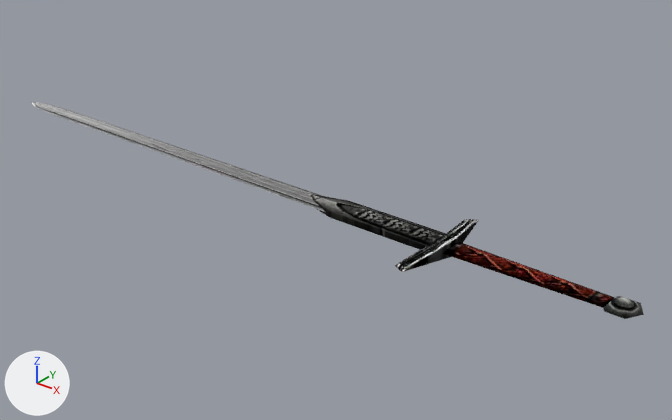
An edit to the glTF model assets/models/ITMW_070_2H_SWORD_SMITH_03.glb, drawn before and after from the same camera.
Rendered twice from a 50 mm lens placed at (0.652, -1.105, 0.681), pointed at (-0.282, 0.062, -0.043). The axes (+X, +Y, +Z) are drawn at lower left. The lights are the same throughout.

The older version as bpy lines, for what is in view:
```python
mat_itmeleeblades = principled_material('ITMELEEBLADES')
mat_itmeleeblades.texture = img_itmeleeblades
mat_itmeleeblades.metallic = 1.0
mat_itmeleeblades.roughness = 1.0
mat_itmeleerest = principled_material('ITMELEEREST')
mat_itmeleerest.texture = img_itmeleerest
mat_itmeleerest.metallic = 1.0
mat_itmeleerest.roughness = 1.0
me_mesh = bpy.data.meshes.new('Mesh')
me_mesh.from_pydata(...)  # 49 vertices, 68 faces; spans x -1.09..0.304, y -0.11..0.111, z -0.015..0.015
# faces by material slot: [36, 32]
me_mesh.materials.append(mat_itmeleeblades)  # picture img_itmeleeblades
me_mesh.materials.append(mat_itmeleerest)  # picture img_itmeleerest
ob_mesh = bpy.data.objects.new('Mesh', me_mesh)
ob_mesh.location = (0.0, 0.0, 0.0)
```
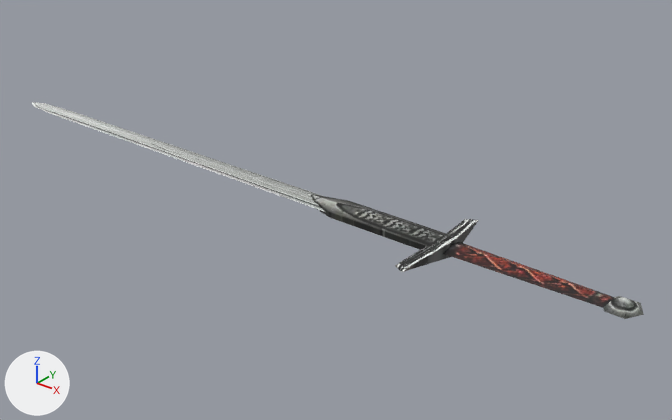
What differs and where, as boxes [x1, y1, x2, y2] in the pictures (672 x 420 px):
'Mesh', surface changed
    both: [32, 102, 644, 319]

The change, as a diff of the scene's bpy script:
```diff
--- a/assets/models/ITMW_070_2H_SWORD_SMITH_03.glb.py
+++ b/assets/models/ITMW_070_2H_SWORD_SMITH_03.glb.py
@@ img_itmeleerest_1 @@
+img_itmeleerest_1 = load_image('ItMeleeRest', '_unpacked/ItMeleeRest', 512, 512, 'sRGB')
@@ img_itmeleeblades_1 @@
+img_itmeleeblades_1 = load_image('ItMeleeBlades', '_unpacked/ItMeleeBlades', 512, 512, 'sRGB')
@@ mat_itmeleeblades @@
 mat_itmeleeblades = principled_material('ITMELEEBLADES')
-mat_itmeleeblades.texture = img_itmeleeblades
-mat_itmeleeblades.metallic = 1.0
-mat_itmeleeblades.roughness = 1.0
+mat_itmeleeblades.texture = img_itmeleeblades_1
@@ mat_itmeleerest @@
 mat_itmeleerest = principled_material('ITMELEEREST')
-mat_itmeleerest.texture = img_itmeleerest
-mat_itmeleerest.metallic = 1.0
-mat_itmeleerest.roughness = 1.0
+mat_itmeleerest.texture = img_itmeleerest_1
```
